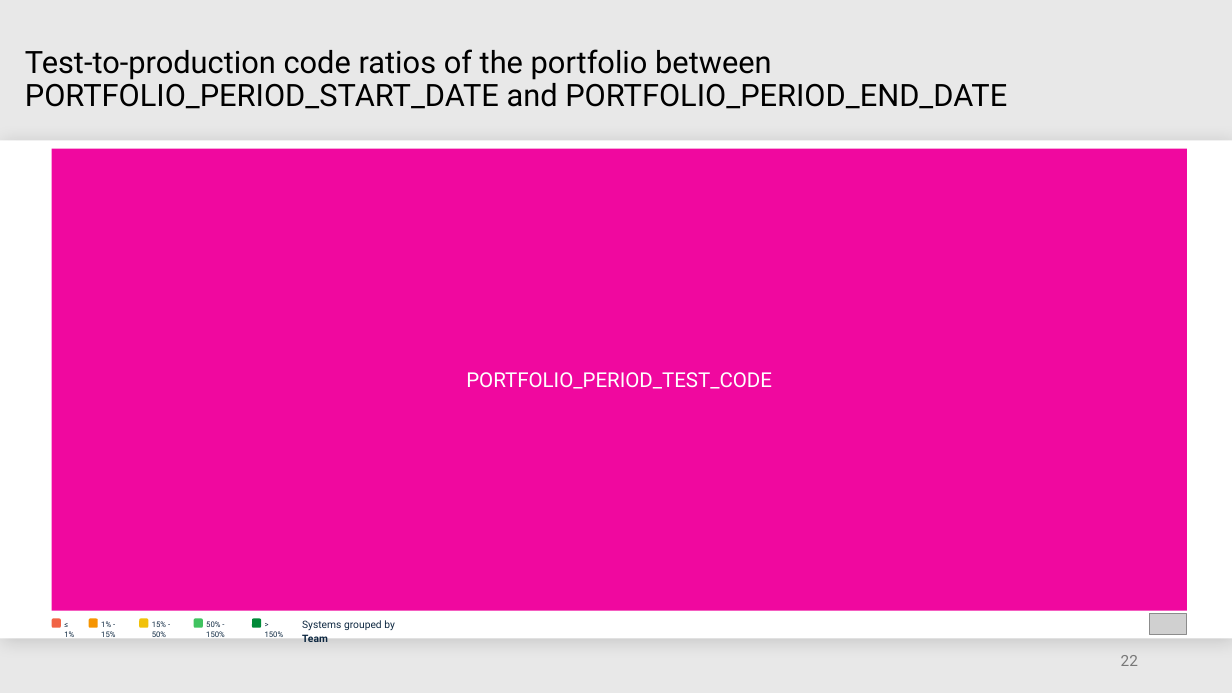
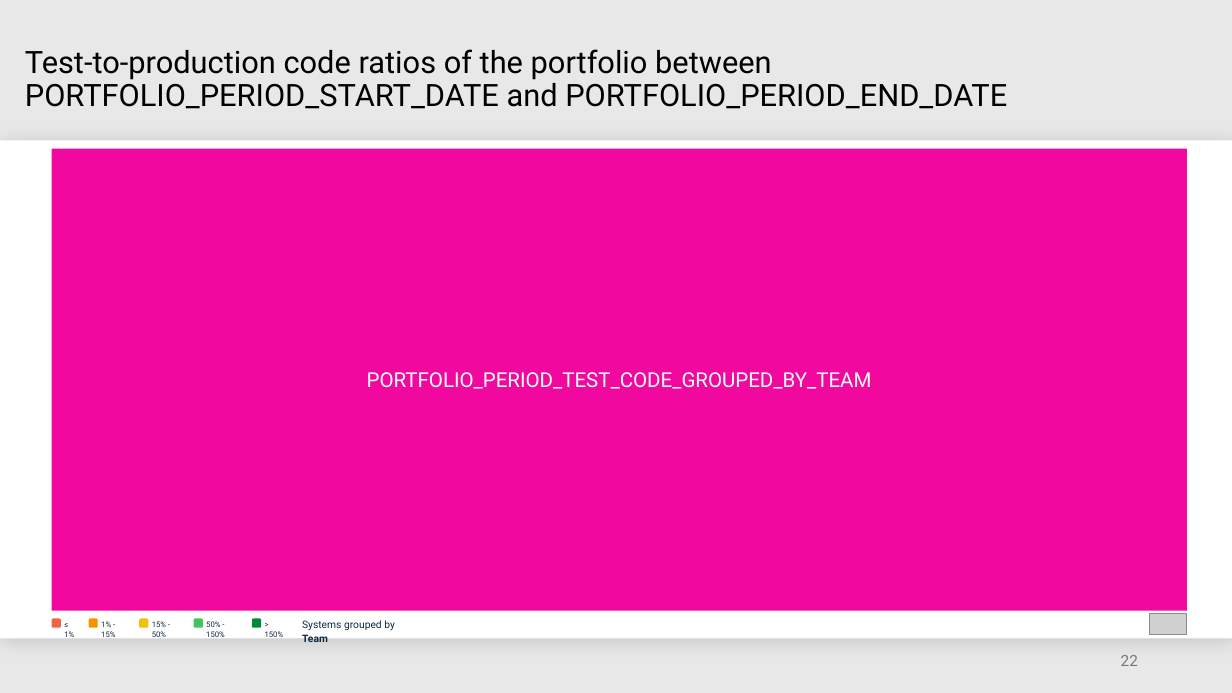
Before and after one commit to mardibiase/sigrid-integrations, a slide deck: slide 22 of report-generator/src/report_generator/presets/templates/portfolio-overview.pptx. Drawn at 1232x693 pixels with LibreOffice and Linux fonts; fonts in the diff are those of the drawing; grey boxes stand for pictures. Boxes give left, top, right and bottom in pixels: in the first picture for what was removed or moved away, otherwise in the second. Text is boxed around its words. In the diff, an @@ line names an element or a change of style, - is before the commit and + after.

```diff
--- a/report-generator/src/report_generator/presets/templates/portfolio-overview.pptx
+++ b/report-generator/src/report_generator/presets/templates/portfolio-overview.pptx
@@ text in rectangle at box(367, 372, 872, 389): text changed @@
-PORTFOLIO_PERIOD_TEST_CODE
+PORTFOLIO_PERIOD_TEST_CODE_GROUPED_BY_TEAM
```
Also in this commit, not shown: 8 other slides changed.
